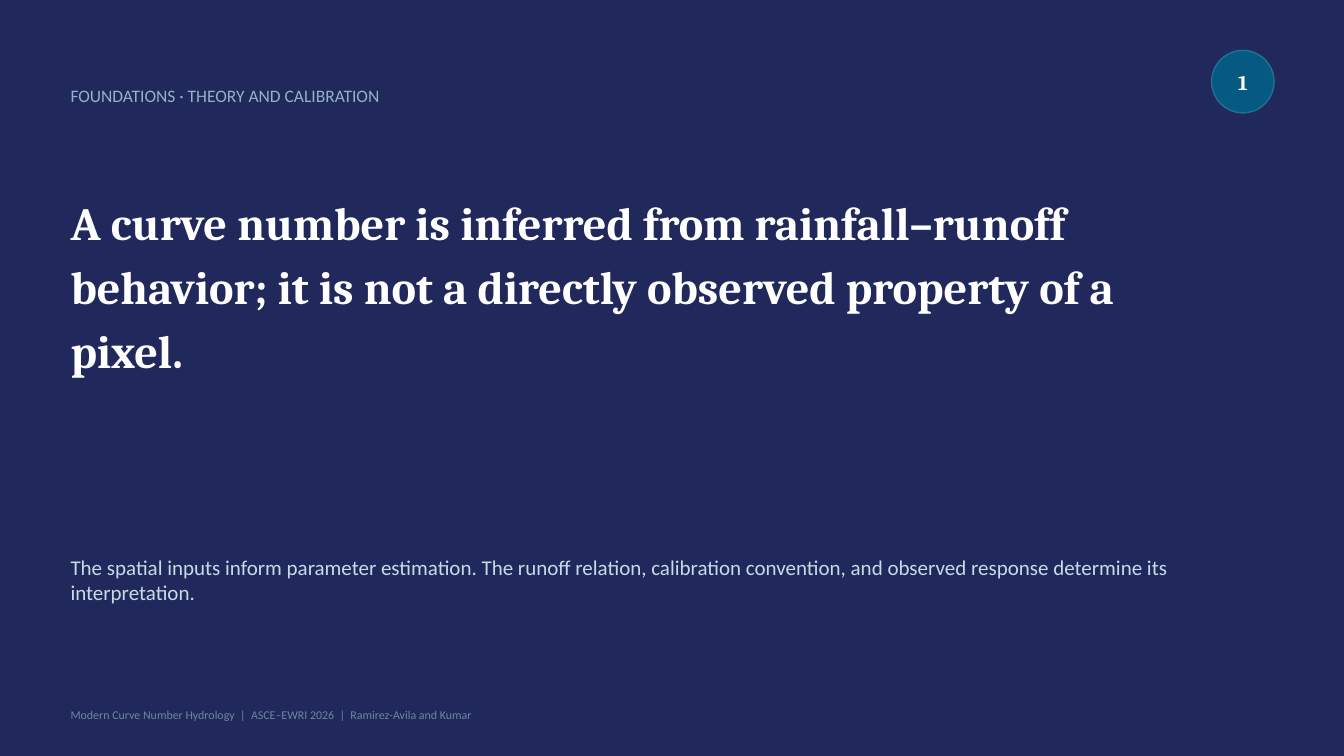
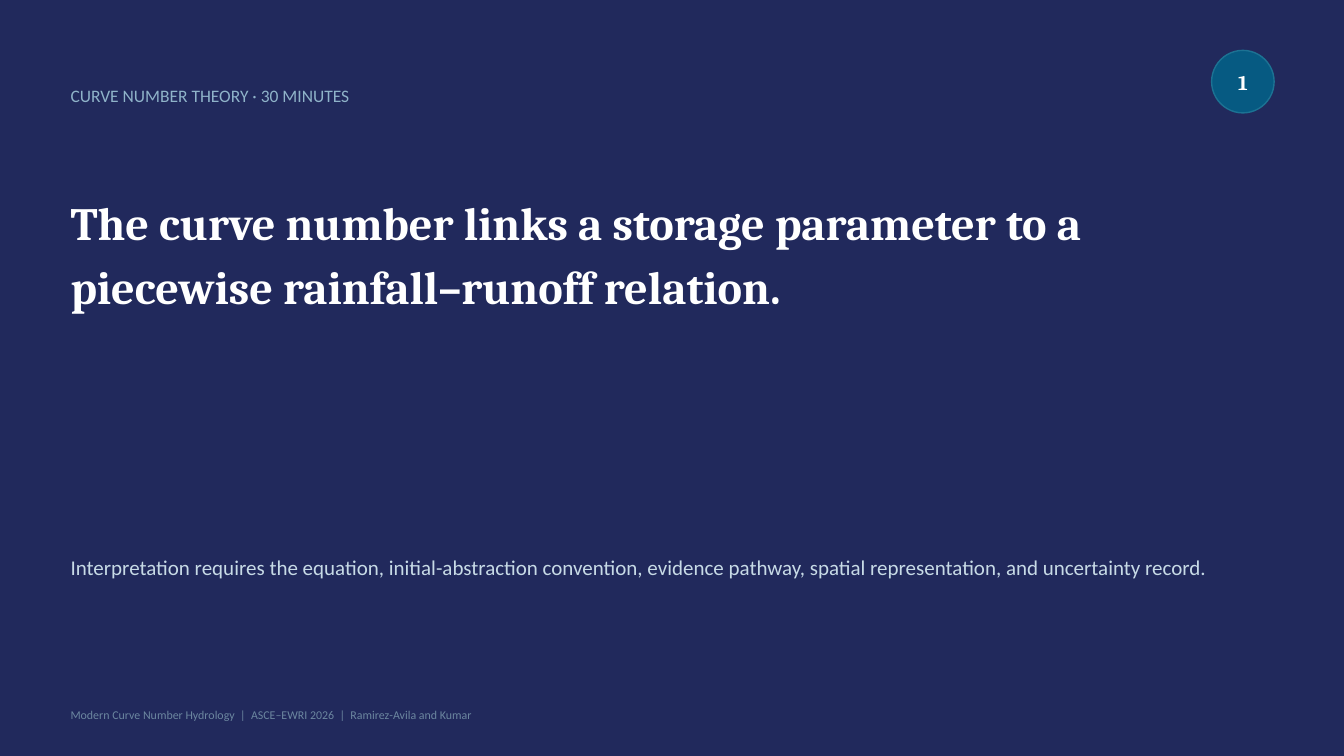
Before and after one commit to skp703/cn-workshop-2026, a slide deck: slide 6 of decks/2026_CN_Workshop_v3.pptx (slide 7 before the commit). Drawn at 1344x756 pixels with LibreOffice and Linux fonts; fonts in the diff are those of the drawing. Boxes give left, top, right and bottom in pixels: in the first picture for what was removed or moved away, otherwise in the second. Text is boxed around its words. In the diff, an @@ line names an element or a change of style, - is before the commit and + after.

```diff
--- a/decks/2026_CN_Workshop_v3.pptx
+++ b/decks/2026_CN_Workshop_v3.pptx
@@ text at (x1=71, y1=90, x2=349, y2=102): text changed @@
-FOUNDATIONS · THEORY AND CALIBRATION
+CURVE NUMBER THEORY · 30 MINUTES
@@ text at (x1=71, y1=208, x2=1081, y2=314): text changed @@
-A curve number is inferred from rainfall–runoff behavior; it is not a directly observed property of a pixel.
+The curve number links a storage parameter to a piecewise rainfall–runoff relation.
@@ text at (x1=71, y1=560, x2=1206, y2=579): text changed @@
-The spatial inputs inform parameter estimation. The runoff relation, calibration convention, and observed response determine its interpretation.
+Interpretation requires the equation, initial-abstraction convention, evidence pathway, spatial representation, and uncertainty record.
```
Also in this commit, not shown: 13 other slides changed, 4 slides added, 4 slides removed, 32 other files.
